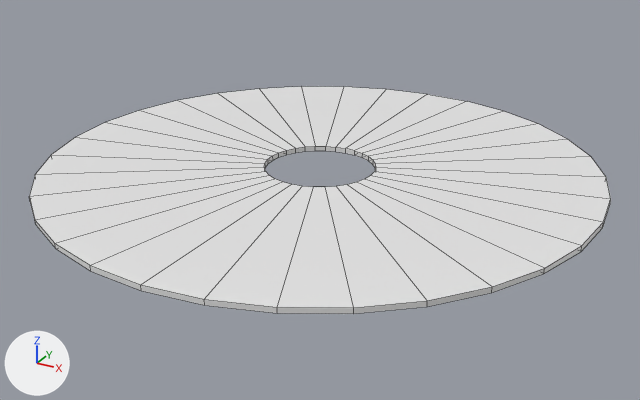
An edit to the FBX model AmongThemUnity/Assets/BlenderImport/Storey/Places/Place3/InnerRoadsModel.fbx, drawn before and after from the same camera.
The view is the same before and after, from a 50 mm camera at (19.5, -35.5, 38.4) aimed at (0.3, -0.6, 20.9). Lighting does not change. The marker at lower left points along +X, +Y and +Z. Mesh edges are drawn as thin lines. Where no turn or scale is listed for an object, it has been applied to the vertices.

Objects in the first picture: 'InnerRoadsModel.001'.
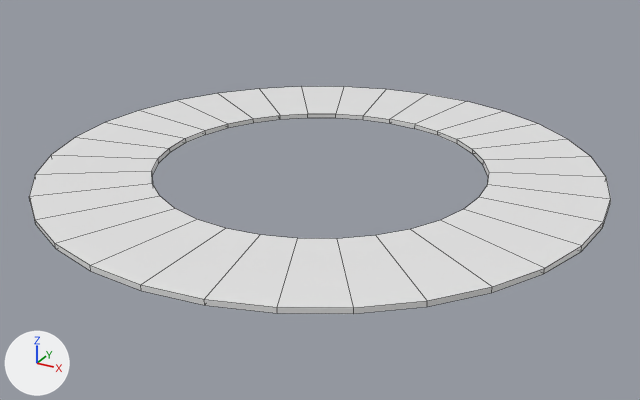
Diff of the bpy script that builds the scene:
```diff
--- a/AmongThemUnity/Assets/BlenderImport/Storey/Places/Place3/InnerRoadsModel.fbx.py
+++ b/AmongThemUnity/Assets/BlenderImport/Storey/Places/Place3/InnerRoadsModel.fbx.py
@@ me_cube_132 @@
 me_cube_132.from_pydata(...)  # 128 vertices, 128 faces; spans x -13.6..13.6, y -13.6..13.6, z -0.1..0.1
 # used by ob_innerroadsmodel_001; location = (0.0, 0.0, 22.37)
+# me_cube_132 part 1: all 64 vertices in x -2.7..2.7, y -2.7..2.7, z -0.1..0.1 are scaled about their middle by (2.98, 2.98, 1)
```

What differs and where, as boxes [x1, y1, x2, y2] in the pictures (640 x 400 px; the box of a moved part takes in the faces that stretch with it):
part 1 of me_cube_132, moved or reshaped: [75, 110, 538, 270] in both
